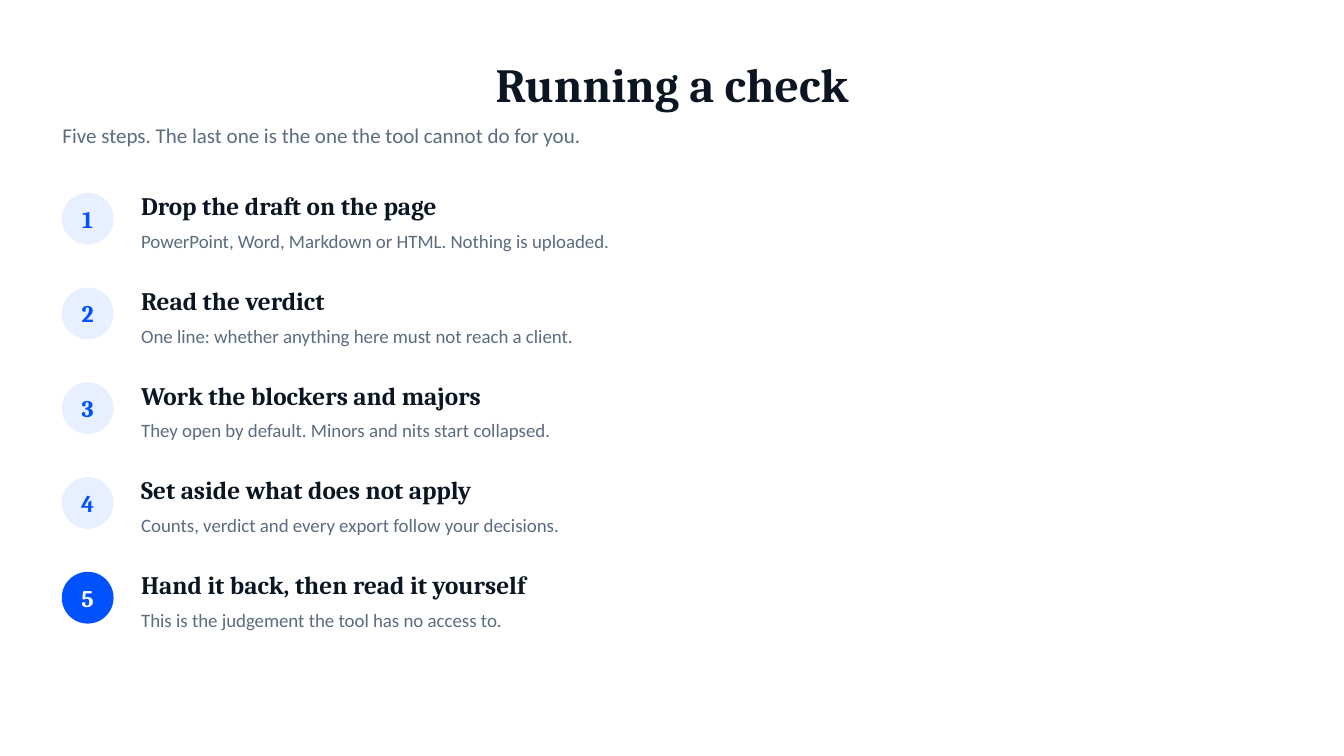
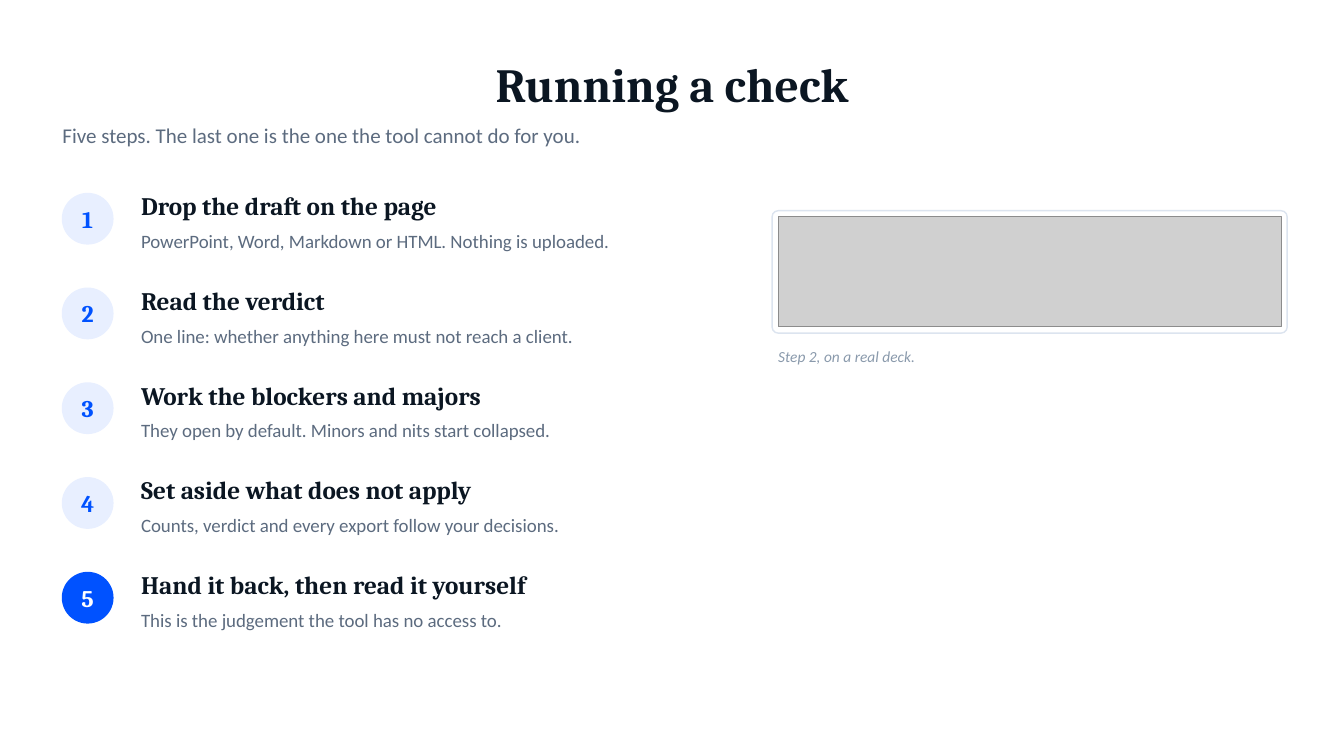
Before and after one commit to CyberNarwal/levelblue-scorecard, a slide deck: slide 5 of Report QA - team walkthrough.pptx. Drawn at 1344x756 pixels with LibreOffice and Linux fonts; fonts in the diff are those of the drawing; grey boxes stand for pictures. Boxes give left, top, right and bottom in pixels: in the first picture for what was removed or moved away, otherwise in the second. Text is boxed around its words. In the diff, an @@ line names an element or a change of style, - is before the commit and + after.

```diff
--- a/Report QA - team walkthrough.pptx
+++ b/Report QA - team walkthrough.pptx
@@ rounded rectangle added at (772, 211, 1288, 333), fill #FFFFFF, outline #DCE4EF 1 pt @@
@@ picture added at (778, 217, 1281, 327) @@
@@ text added at (778, 351, 915, 365), 11 pt, text #8A9AAC, italic @@
+Step 2, on a real deck.
```
Also in this commit, not shown: 5 other slides changed, 12 other files.
